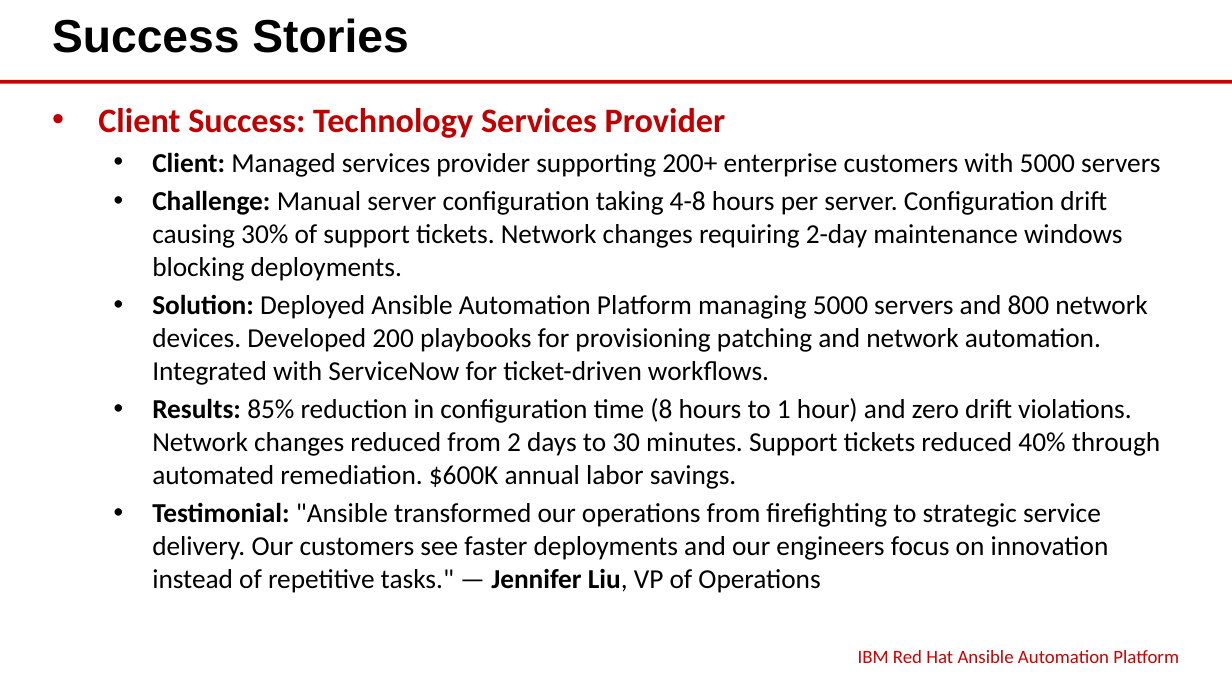
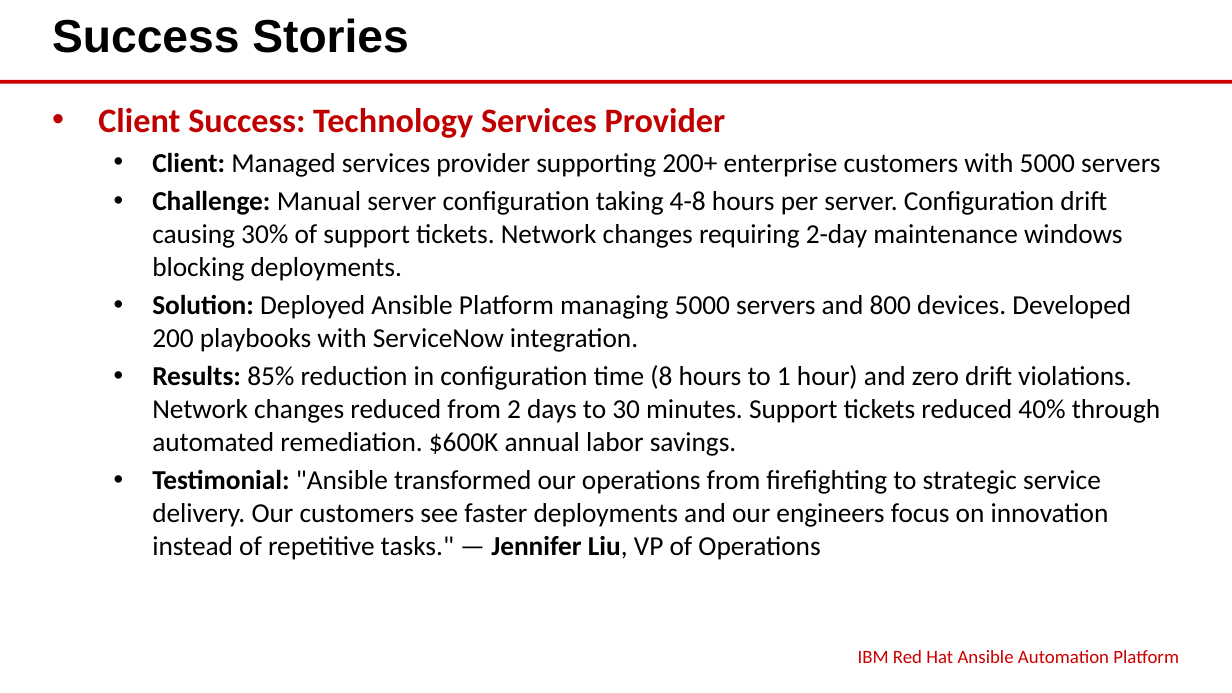
Before and after one commit to eoframework/solutions, a slide deck: slide 7 of solutions/ibm/devops/ansible-automation-platform/presales/solution-briefing.pptx. Drawn at 1232x693 pixels with LibreOffice and Linux fonts; fonts in the diff are those of the drawing. Boxes give left, top, right and bottom in pixels: in the first picture for what was removed or moved away, otherwise in the second. Text is boxed around its words. In the diff, an @@ line names an element or a change of style, - is before the commit and + after.

Commit message:
Fix IBM solution briefing content lengths per guidelines
Applied content length guidelines following AWS IDP format:

Success Story Slide:
- Client: Reduced to <10 words
  * OpenShift: 'Global bank with 200 developers across 15 countries' (9 words)
  * Ansible: 'Managed services provider supporting 200+ enterprise customers with 5000 servers' (10 words)

- Solution: Reduced to <20 words
  * OpenShift: 'Deployed OpenShift on VMware with GitOps workflows and developer self-service portal. Migrated 50 applications to containers.' (18 words)
  * Ansible: 'Deployed Ansible Platform managing 5000 servers and 800 devices. Developed 200 playbooks with ServiceNow integration.' (17 words)

- Challenge: Already <40 words ✓
- Results: Already <40 words ✓
- Testimonial: Already <50 words ✓

Solution Overview Slide:
- Each of 2 main items has max 3 sub-items ✓
- OpenShift: Container Platform (3), Developer Tools (3), Observability (3)
- Ansible: Automation Controller (3), Execution Infrastructure (3), Automation Content (3)

Implementation Approach Slide:
- Each phase has max 3 sub-items ✓
- All phases have exactly 3 bullet points

Investment Summary Slide:
- Tables fully populated with all cost categories ✓
- Data sourced from infrastructure-costs.csv and level-of-effort-estimate.csv

Regenerated and validated both solution briefing PPTX files successfully.

```diff
--- a/solutions/ibm/devops/ansible-automation-platform/presales/solution-briefing.pptx
+++ b/solutions/ibm/devops/ansible-automation-platform/presales/solution-briefing.pptx
@@ text at [152, 294, 1131, 352]: text changed @@
-  • Solution: Deployed Ansible Automation Platform managing 5000 servers and 800 network devices. Developed 200 playbooks for provisioning patching and network automation. Integrated with ServiceNow for ticket-driven workflows.
+  • Solution: Deployed Ansible Platform managing 5000 servers and 800 devices. Developed 200 playbooks with ServiceNow integration.
```
Also in this commit, not shown: 3 other files.
